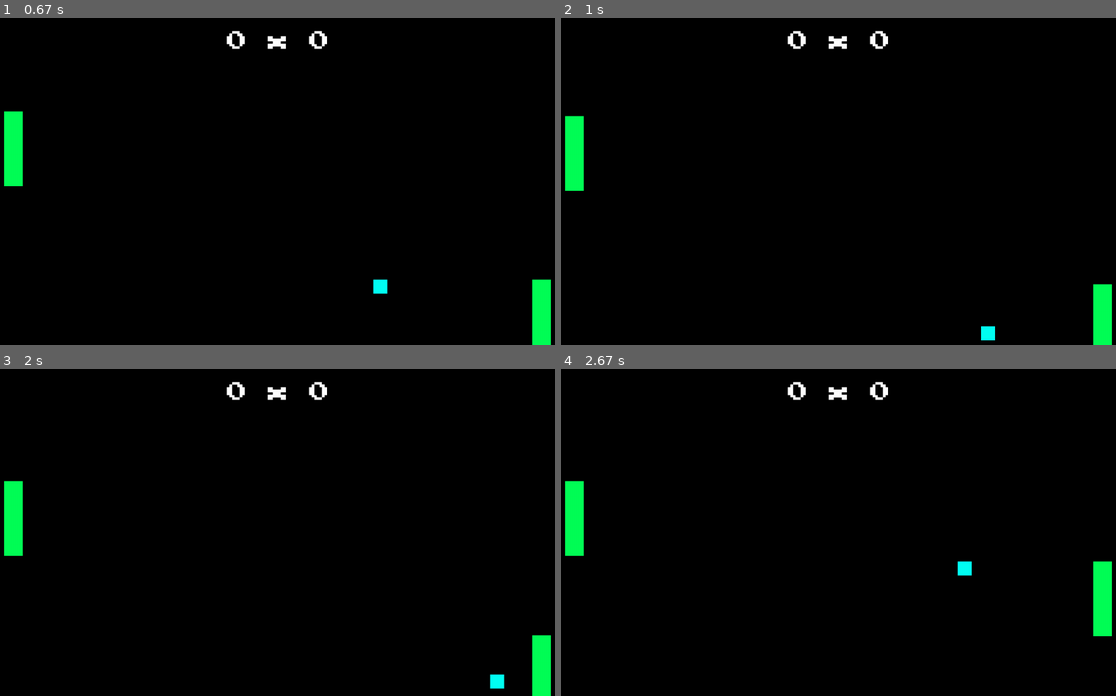
Above: before the commit, frames 1-4 (two rows, left to right).
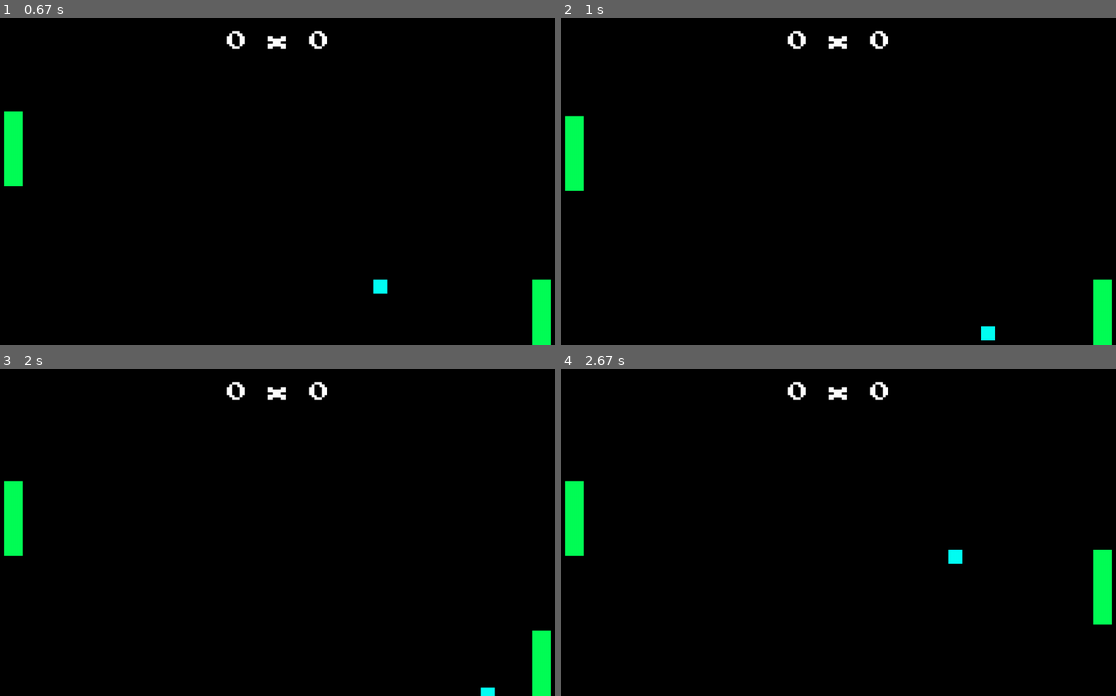
Above: after the commit, the same moments.

Repository: LUDUSLab/stem-games
Game: pygame game, started from mypong2/josue.alves/mypongpygame.py
Same seed, same stepped clock (60 frames per second), same inputs: the game is played once before the commit and once after it.
Inputs:
- Up to frame 1 (0.67 s): hold Up from 0.33 s (still down)
- Up to frame 2 (1 s): release Up at 0.8 s; hold Down from 0.83 s (still down)
- Up to frame 3 (2 s): release Down at 1.13 s; hold Up 1.17-1.53 s; hold Down 1.57-1.93 s; hold Up from 1.97 s (still down)
- Up to frame 4 (2.67 s): release Up at 2.27 s; hold Down 2.3-2.6 s; hold Up from 2.63 s (still down)

Frame 1 is identical in both runs. In frame 2, less than 0.1% of the frame differs, in the area x 95-100%, y 79-82%; in frame 3, 0.2%; in frame 4, 0.5%, in the area x 69-100%, y 55-82%.

Commit message:
correção de bugs

Diff:
--- a/mypong2/josue.alves/mypongpygame.py
+++ b/mypong2/josue.alves/mypongpygame.py
@@ -119,18 +119,18 @@
             bounce_sound_effect.play()
 
         # ball collision with the player 1 's paddle
-        if ball_x < 100 and player_1_y < ball_y + 25 and player_1_y + 150 > ball_y:
+        if 90 > ball_x > 50 and player_1_y < ball_y + 25 and player_1_y + 150 > ball_y:
             ball_collision_with_paddle()
 
         # ball collision with the player 2 's paddle
-        if ball_x > 1160 and player_2_y < ball_y + 25 and player_2_y + 150 > ball_y:
+        if 1150 < ball_x < 1190 and player_2_y < ball_y + 25 and player_2_y + 150 > ball_y:
             ball_collision_with_paddle()
 
         # scoring points
-        if ball_x < -50:
+        if ball_x <= 0:
             scoring_points()
             score_2 += 1
-        elif ball_x > 1320:
+        elif ball_x >= 1320:
             scoring_points()
             score_1 += 1
 
@@ -155,15 +155,15 @@
             player_1_y = 0
 
         # player 1 collides with lower wall
-        elif player_1_y >= 570:
-            player_1_y = 570
+        elif player_1_y >= 560:
+            player_1_y = 560
 
         # player 2 "Artificial Intelligence"
         player_2_y = ball_y
         if player_2_y <= 0:
             player_2_y = 0
-        elif player_2_y >= 570:
-            player_2_y = 570
+        elif player_2_y >= 560:
+            player_2_y = 560
 
         # update score hud
         score_text = score_font.render(str(score_1) + ' x ' + str(score_2), True, COLOR_WHITE, COLOR_BLACK)
